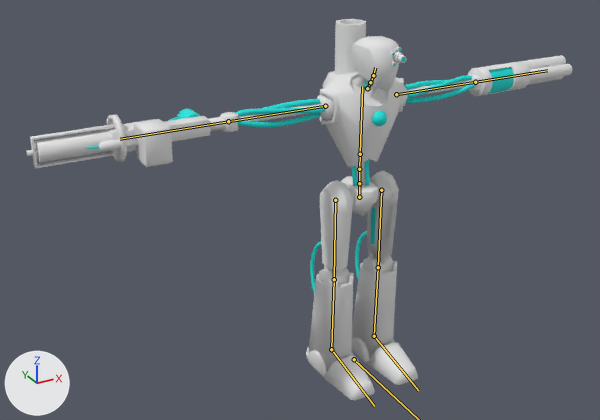
A saved change to the FBX model DungeonCrawler/Assets/RawAssets/Robot/Ranged_Robot/Ranged_Robot.fbx.
Camera for both pictures: a 50 mm camera at (-2.38, -3.64, 2.91) aimed at (-0.34, 0.07, 1.05). The axes (+X, +Y, +Z) are drawn at lower left. The lights are the same throughout. Both versions are drawn at the pose saved in each file; the numbers are the values there. The bones that bend it are drawn over the model as lines.

Objects in the first picture: 'mesh_melee_robot'.
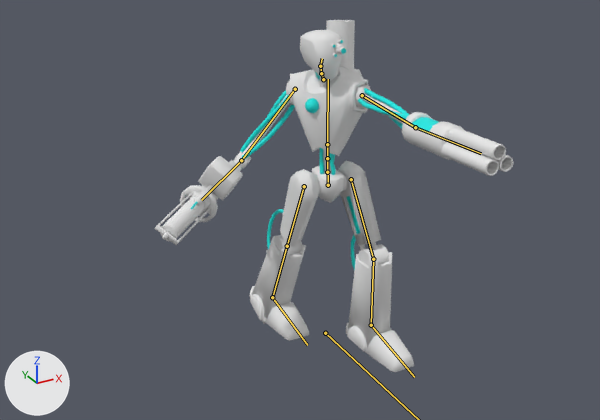
Commit message: UPD Ranged Robot

Pixel boxes (x1, y1, x2, y2) of what changed, in the pictures (600 x 420 px):
'mesh_melee_robot', posed (34% narrower, 8% shorter)
    before: (26, 19, 573, 401)
    after: (155, 20, 513, 372)
bone 'jnt_root', root to tip
    before: (359, 197) to (359, 175)
    after: (328, 185) to (327, 164)
bone 'jnt_spine_1', root to tip
    before: (359, 183) to (359, 169)
    after: (327, 172) to (327, 158)
bone 'jnt_spine_2', root to tip
    before: (359, 169) to (360, 154)
    after: (327, 158) to (327, 144)
bone 'jnt_chest', root to tip
    before: (360, 154) to (362, 86)
    after: (327, 144) to (328, 79)
bone 'jnt_upperArm_L', root to tip
    before: (396, 94) to (475, 82)
    after: (362, 95) to (415, 127)
bone 'jnt_lowerArm__L', root to tip
    before: (475, 82) to (547, 70)
    after: (415, 127) to (481, 153)
bone 'jnt_neck_1', root to tip
    before: (367, 88) to (370, 82)
    after: (323, 79) to (321, 73)
bone 'jnt_neck_2', root to tip
    before: (370, 82) to (373, 75)
    after: (321, 73) to (320, 66)
bone 'jnt_head', root to tip
    before: (373, 75) to (375, 67)
    after: (320, 66) to (322, 58)
bone 'jnt_upperArm_R', root to tip
    before: (325, 106) to (228, 121)
    after: (295, 89) to (241, 160)
bone 'jnt_lowerArm__R', root to tip
    before: (228, 121) to (120, 139)
    after: (241, 160) to (201, 200)
bone 'jnt_upperLeg_L', root to tip
    before: (381, 190) to (378, 267)
    after: (351, 179) to (373, 259)
bone 'jnt_lowerLeg_L', root to tip
    before: (378, 267) to (374, 336)
    after: (373, 259) to (371, 325)
bone 'jnt_foot_L', root to tip
    before: (374, 336) to (418, 390)
    after: (371, 325) to (414, 377)
bone 'jnt_upperLeg_R', root to tip
    before: (335, 200) to (334, 279)
    after: (304, 186) to (287, 246)
bone 'jnt_lowerLeg_R', root to tip
    before: (334, 279) to (331, 349)
    after: (287, 246) to (272, 297)
bone 'jnt_foot_R', root to tip
    before: (331, 349) to (374, 406)
    after: (272, 297) to (307, 345)

The change in detail:
Bone 'master' (bone_master) moves from (0.0, 0.0, 0.0) to (0.0, -0.347, 0.0).
Bone 'jnt_root' (bone_jnt_root) moves from (0.0, 0.0, 0.0) to (0.0, -0.049, -0.002).
Bone 'jnt_root' (bone_jnt_root) turns from (0, 0, 0) to (0, -7, 0) degrees about its own x, y and z.
Bone 'jnt_spine_1' (bone_jnt_spine_1) turns from (0, 0, 0) to (0, -11, 0) degrees about its own x, y and z.
Bone 'jnt_spine_2' (bone_jnt_spine_2) turns from (0, 0, 0) to (0, -14, 0) degrees about its own x, y and z.
Bone 'jnt_chest' (bone_jnt_chest) turns from (0, 0, 0) to (-9, -30, 4) degrees about its own x, y and z.
Bone 'jnt_upperArm_L' (bone_jnt_upperarm_l) turns from (0, 0, 0) to (68, -57, -76) degrees about its own x, y and z.
Bone 'jnt_lowerArm__L' (bone_jnt_lowerarm__l) turns from (0, 0, 0) to (6, 0, 0) degrees about its own x, y and z.
Bone 'jnt_neck_1' (bone_jnt_neck_1) turns from (0, 0, 0) to (0, 6, -4) degrees about its own x, y and z.
Bone 'jnt_neck_2' (bone_jnt_neck_2) turns from (0, 0, 0) to (2, 13, 9) degrees about its own x, y and z.
Bone 'jnt_head' (bone_jnt_head) turns from (0, 0, 0) to (-6, 33, 7) degrees about its own x, y and z.
Bone 'jnt_upperArm_R' (bone_jnt_upperarm_r) turns from (0, 0, 0) to (15, -17, 51) degrees about its own x, y and z.
Bone 'jnt_lowerArm__R' (bone_jnt_lowerarm__r) turns from (0, 0, 0) to (73, 0, 0) degrees about its own x, y and z.
Bone 'jnt_upperLeg_L' (bone_jnt_upperleg_l) turns from (0, 0, 0) to (29, -9, 2) degrees about its own x, y and z.
Bone 'jnt_lowerLeg_L' (bone_jnt_lowerleg_l) turns from (0, 0, 0) to (-31, 0, 0) degrees about its own x, y and z.
Bone 'jnt_foot_L' (bone_jnt_foot_l) turns from (0, 0, 0) to (-2, -2, 2) degrees about its own x, y and z.
Bone 'jnt_upperLeg_R' (bone_jnt_upperleg_r) turns from (0, 0, 0) to (-20, -6, -3) degrees about its own x, y and z.
Bone 'jnt_lowerLeg_R' (bone_jnt_lowerleg_r) turns from (0, 0, 0) to (1, 0, 0) degrees about its own x, y and z.
Bone 'jnt_foot_R' (bone_jnt_foot_r) turns from (0, 0, 0) to (-20, 2, -3) degrees about its own x, y and z.
